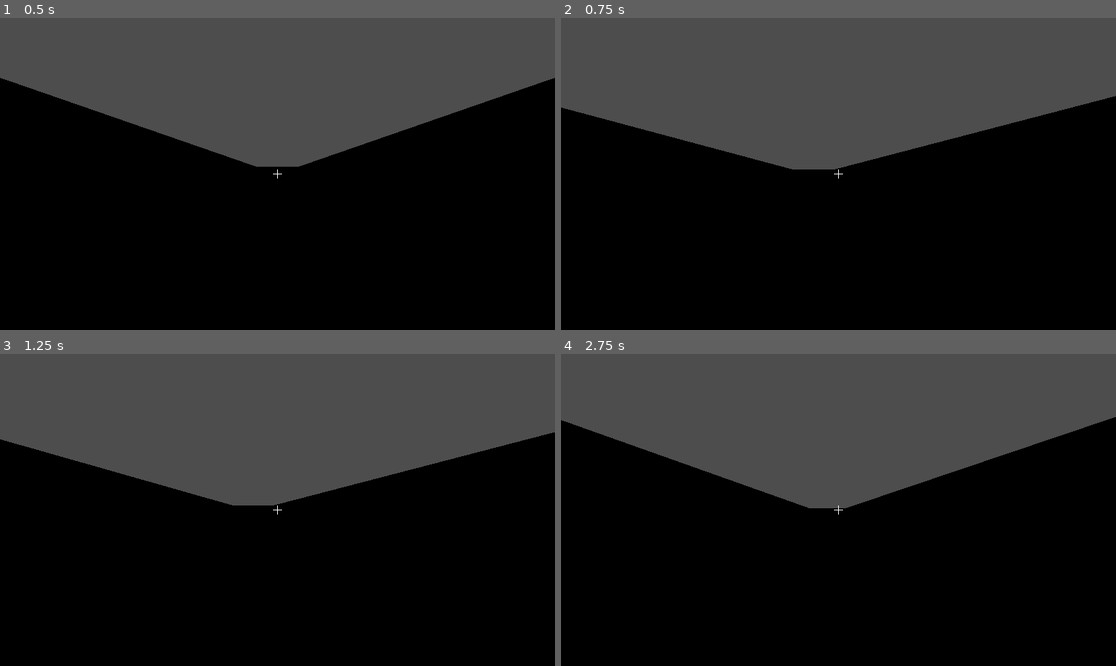
Above: before the commit, frames 1-4 (two rows, left to right).
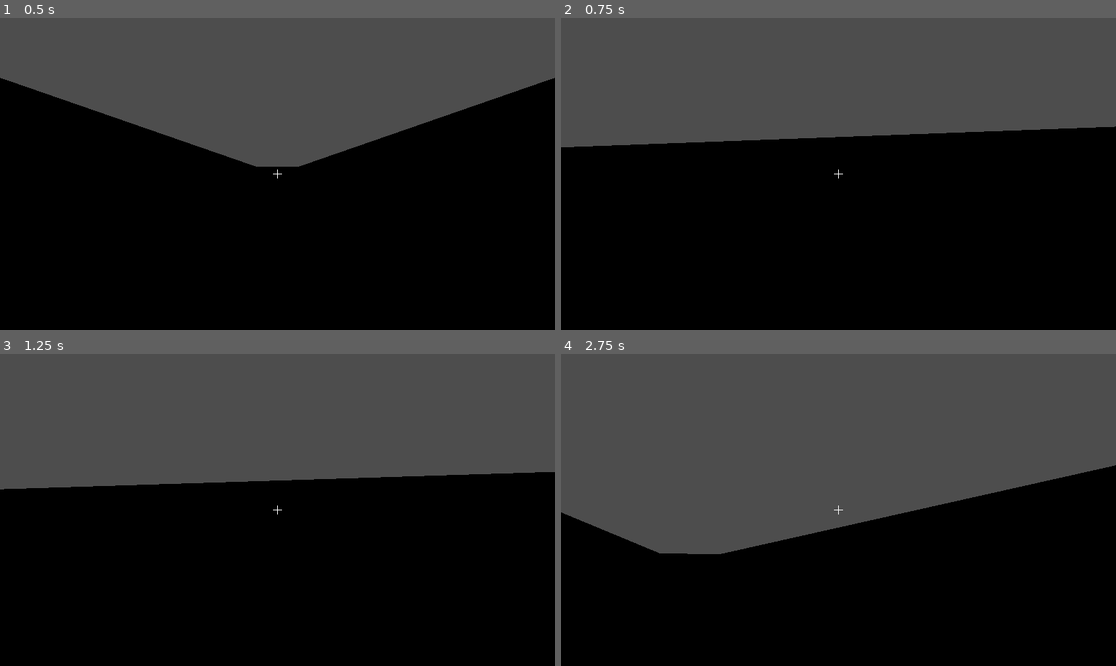
Above: after the commit, the same moments.

Repository: KairosGames/LeTempsDesCerises
Game: Godot game, scene res://scenes/world.tscn
Same seed, same stepped clock (60 frames per second), same inputs: the game is played once before the commit and once after it.
Inputs (mouse positions are in pixels of both pictures, inside the frame that each line leads up to):
- Up to frame 1 (0.5 s): no input
- Up to frame 2 (0.75 s): tap Enter (ui_accept) at 0.5 s; move the mouse to (866, 174) at 0.52 s; hold Up (ui_up) from 0.53 s (still down)
- Up to frame 3 (1.25 s): keep holding Up (ui_up); tap Enter (ui_accept) at 0.77 s
- Up to frame 4 (2.75 s): keep holding Up (ui_up); move the mouse to (810, 510) at 1.27 s; tap Enter (ui_accept) at 1.52 s; move the mouse to (849, 503) at 2.02 s

Frame 1 is identical in both runs. In frame 2, 5.7% of the frame differs, in the area x 0-100%, y 24-49%; in frame 3, 6.1%; in frame 4, 17%, in the area x 0-100%, y 20-65%.

Commit message:
WIP-view-gpad-control

Diff:
--- a/game/prefabs/player.tscn
+++ b/game/prefabs/player.tscn
@@ -5,13 +5,20 @@
 [ext_resource type="Texture2D" uid="uid://llhmhoeoh4hx" path="res://sources/images/textures/aim.svg" id="2_r66lb"]
 
 [sub_resource type="Curve" id="Curve_r66lb"]
-_data = [Vector2(0, 0), 0.0, 2.3602383, 0, 0, Vector2(1, 1), 0.0, 0.0, 0, 0]
+_data = [Vector2(0, 0), 0.0, 0.0, 0, 0, Vector2(1, 1), 3.3023243, 0.0, 0, 0]
 point_count = 2
 
 [sub_resource type="CapsuleShape3D" id="CapsuleShape3D_fp3wc"]
 
 [node name="Player" type="CharacterBody3D" unique_id=1368497348]
 script = ExtResource("1_4dohe")
+
+[node name="PlayerInputs" type="Node" parent="." unique_id=1232327639]
+unique_name_in_owner = true
+script = ExtResource("1_72ieh")
+gpad_speed_aiming_curve = SubResource("Curve_r66lb")
+gpad_aim_time_before_acc = 0.15
+gpad_aim_acc_speed_time = 0.15
 
 [node name="CenterContainer" type="CenterContainer" parent="." unique_id=39530336]
 anchors_preset = 15
@@ -26,11 +33,6 @@
 texture = ExtResource("2_r66lb")
 expand_mode = 1
 
-[node name="PlayerInputs" type="Node" parent="." unique_id=1232327639]
-unique_name_in_owner = true
-script = ExtResource("1_72ieh")
-gpad_aiming_curve = SubResource("Curve_r66lb")
-
 [node name="CollisionShape3D" type="CollisionShape3D" parent="." unique_id=76721954]
 transform = Transform3D(1, 0, 0, 0, 1, 0, 0, 0, 1, 0, 1, 0)
 shape = SubResource("CapsuleShape3D_fp3wc")
--- a/game/scripts/player.gd
+++ b/game/scripts/player.gd
@@ -1,6 +1,6 @@
 class_name Player extends CharacterBody3D
 
-@onready var mouse_inputs: PlayerInputs = %PlayerInputs
+@onready var player_inputs: PlayerInputs = %PlayerInputs
 @onready var camera_pivot: Node3D = %CameraPivot
 @onready var player_camera: Camera3D = %PlayerCamera
 
@@ -37,5 +37,7 @@
 
 
 func process_view(delta: float) -> void:
-	rotation.y -=  mouse_inputs.get_view_input().x * delta
-	camera_pivot.rotation.x += mouse_inputs.get_view_input().y * delta
+	var inpt: PlayerInputs = player_inputs
+	var inversion = -1 if player_inputs.is_inverted else 1
+	rotation.y -=  inpt.get_view_input().x * delta * inpt.h_sensi_multiplier
+	camera_pivot.rotation.x += inpt.get_view_input().y * delta * inpt.v_sensi_multiplier * inversion
--- a/game/scripts/player_inputs.gd
+++ b/game/scripts/player_inputs.gd
@@ -1,17 +1,28 @@
 class_name PlayerInputs extends Node
 
-@export_category("Settings")
-@export_range(1.0, 20.0, 0.1) var mouse_sensi_default: float = 7.0
-@export_range(1.0, 20.0, 0.1) var mouse_sensi_aiming: float = 7.0
-@export_range(1.0, 20.0, 0.1) var gpad_sensi_default: float = 7.0
-@export_range(1.0, 20.0, 0.1) var gpad_sensi_aiming: float = 7.0
-@export var gpad_aiming_curve: Curve
+@export_category("Exposed Settings")
 @export var is_inverted: bool = false
+@export_range(1.0, 20.0, 0.1) var sensi_default: float = 8.0
+@export_range(1.0, 20.0, 0.1) var sensi_aiming: float = 4.0
+@export_range(0.1, 2.0, 0.1) var h_sensi_multiplier: float = 1.0
+@export_range(0.1, 2.0, 0.1) var v_sensi_multiplier: float = 1.0
+@export_range(0.05, 0.8, 0.01) var l_jstick_threshold: float = 0.1
+@export_range(0.05, 0.8, 0.01) var r_jstick_threshold: float = 0.1
+
+@export_category("Gamepad Settings")
+@export var gpad_aim_max_speed: float = 5.0
+@export var gpad_speed_aiming_curve: Curve
 @export var is_acceleration_on: bool = true
+@export var gpad_aim_acc_speed: float = 10.0
+@export_range(0.8, 1.0, 0.01) var acc_threshold: float = 0.95
+@export var gpad_aim_time_before_acc: float = 0.2
+@export var gpad_aim_acc_speed_time: float = 0.3
+@export var gpad_acc_aiming_curve: Curve
+
 
 var aim_vec_gamepad: Vector2 = Vector2.ZERO
 var aim_vec_mouse: Vector2 = Vector2.ZERO
-var gpad_aim_elapsed: float = 0.0
+var gpad_aim_timers: Vector2 = Vector2.ZERO
 var is_aiming: bool = false
 var is_gamepad: bool = false
 
@@ -26,7 +37,7 @@
 	if event is InputEventJoypadButton or (event is InputEventJoypadMotion and abs(event.axis_value) > 0.1):
 		is_gamepad = true
 	if event is InputEventMouseMotion:
-		aim_vec_mouse = event.relative * (mouse_sensi_aiming if is_aiming else mouse_sensi_default) / 100.0
+		aim_vec_mouse = event.relative * (sensi_aiming if is_aiming else sensi_default) / 10.0
 	if event is InputEventKey and event.is_pressed() and event.keycode == KEY_ESCAPE:
 		Input.mouse_mode = Input.MOUSE_MODE_CAPTURED if Input.mouse_mode == Input.MOUSE_MODE_VISIBLE else Input.MOUSE_MODE_VISIBLE
 
@@ -36,14 +47,33 @@
 	aim_vec_mouse = Vector2.ZERO
 
 
-func capture_inputs(delta) -> void:
-	var aim_vec: Vector2 = Input.get_vector("aim_left","aim_right","aim_top","aim_down", 0.1)
-	if aim_vec.length() >= 0.95: gpad_aim_elapsed += delta * 4.0
-	if aim_vec.length() <= 0.1: gpad_aim_elapsed = 0.0
-	if gpad_aim_elapsed >= 1.0: gpad_aim_elapsed = 1.0
-	var ratio: float = 10 - (9.0 * gpad_aiming_curve.sample(gpad_aim_elapsed))
-	aim_vec_gamepad = Input.get_vector("aim_left","aim_right","aim_top","aim_down", 0.1) * (gpad_sensi_aiming if is_aiming else gpad_sensi_default) / ratio
+func get_view_input() -> Vector2:
+	return aim_vec_gamepad if is_gamepad else aim_vec_mouse
 
 
-func get_view_input() -> Vector2:
-	return aim_vec_gamepad if is_gamepad else aim_vec_mouse
+func capture_inputs(delta: float) -> void:
+	capture_gpad_aim(delta)
+
+
+func capture_gpad_aim(delta: float) -> void:
+	var aim_vec: Vector2 = Input.get_vector("aim_left","aim_right","aim_top","aim_down", 0.1)
+	var speed_to_add: float = 0.0
+	if is_acceleration_on:
+		set_gpad_aim_timers(aim_vec, delta)
+		if gpad_aim_timers.x >= gpad_aim_time_before_acc:
+			var ratio: float = inverse_lerp(0.0, gpad_aim_acc_speed_time, gpad_aim_timers.y)
+			speed_to_add = (gpad_aim_acc_speed - gpad_aim_max_speed) * ratio
+	var speed: float = (gpad_speed_aiming_curve.sample(aim_vec.length()) * gpad_aim_max_speed) + speed_to_add
+	var sensi: float = sensi_aiming if is_aiming else sensi_default
+	aim_vec_gamepad = aim_vec * (speed / 10.0) * sensi
+
+
+func set_gpad_aim_timers(aim_vec: Vector2, delta: float):
+	if aim_vec.length() >= acc_threshold: gpad_aim_timers.x += delta
+	else :
+		gpad_aim_timers = Vector2.ZERO
+		return
+	if gpad_aim_timers.x >= gpad_aim_time_before_acc :
+		gpad_aim_timers.x = gpad_aim_time_before_acc
+		gpad_aim_timers.y += delta
+		if gpad_aim_timers.y >= gpad_aim_acc_speed_time : gpad_aim_timers.y = gpad_aim_acc_speed_time
